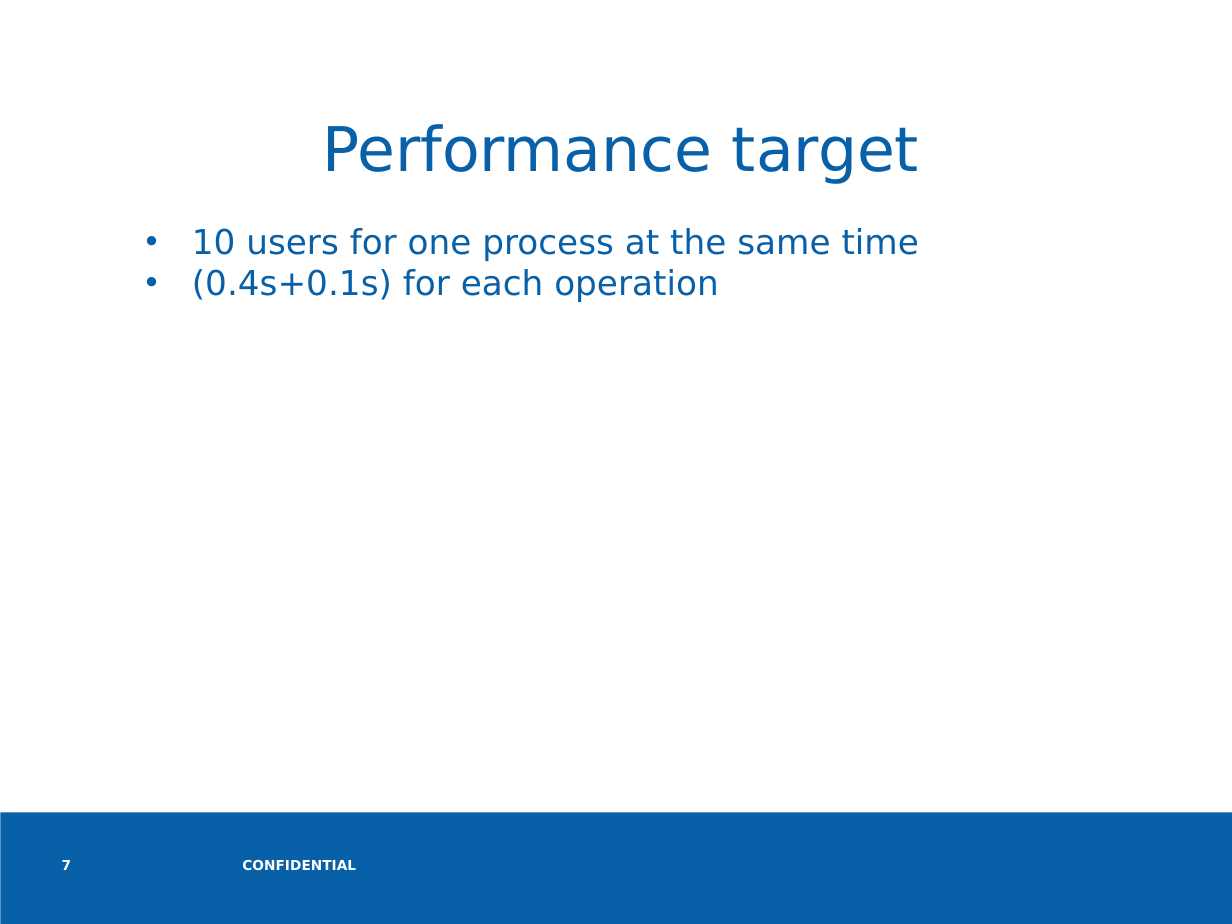
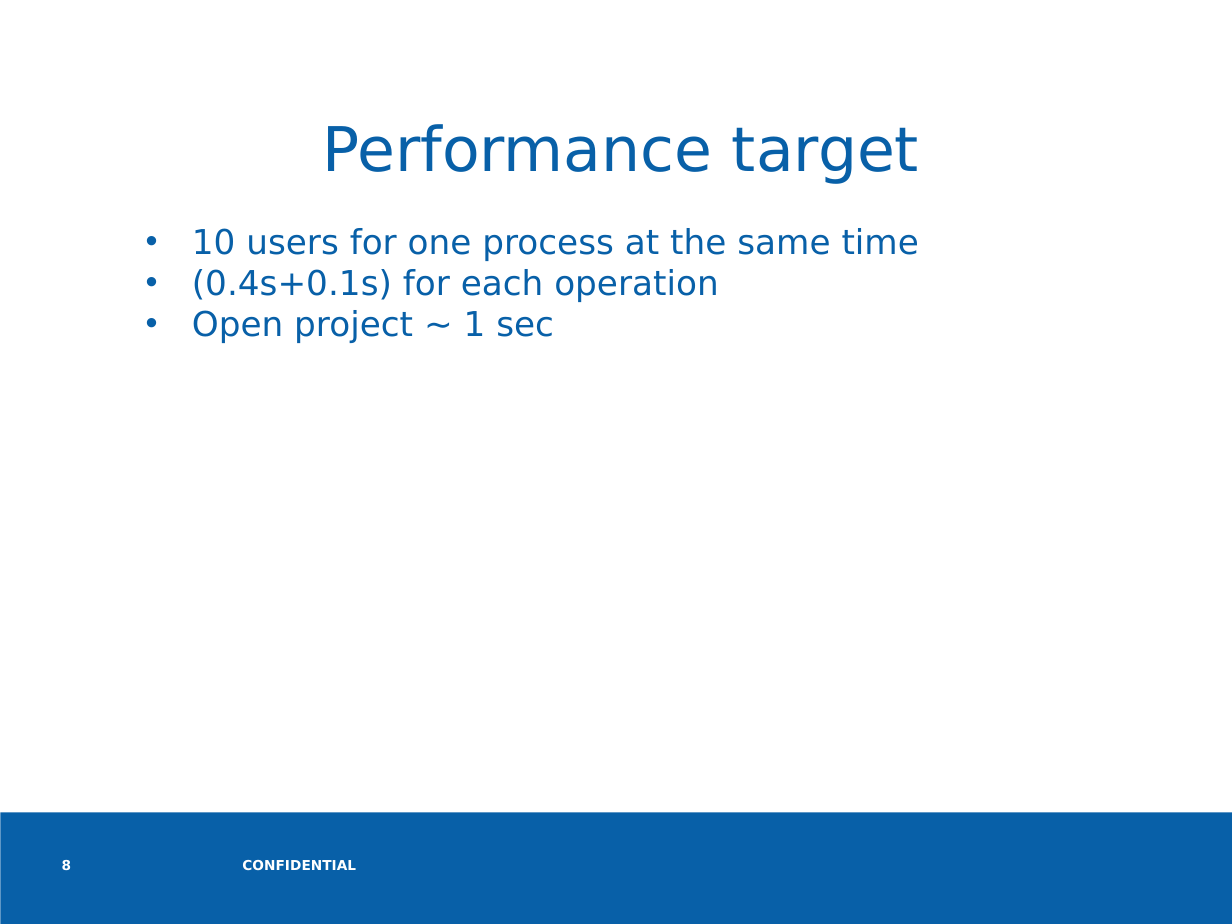
Before and after one commit to zhengyuxin/UBMS-Web, a slide deck: slide 8 of Docs/intel ppt template.ppt (slide 7 before the commit). Drawn at 1232x924 pixels with LibreOffice and Linux fonts; fonts in the diff are those of the drawing; background and template pictures are left out. Boxes give left, top, right and bottom in pixels: in the first picture for what was removed or moved away, otherwise in the second. Text is boxed around its words. In the diff, an @@ line names an element or a change of style, - is before the commit and + after.

```diff
--- a/Docs/intel ppt template.ppt
+++ b/Docs/intel ppt template.ppt
@@ text at box(192, 310, 554, 343): paragraph added @@
+• Open project ~ 1 sec
@@ page number at box(62, 860, 72, 870): text changed @@
-7
+8
```
Also in this commit, not shown: 4 other slides changed, 1 slide added, 16 other files.
